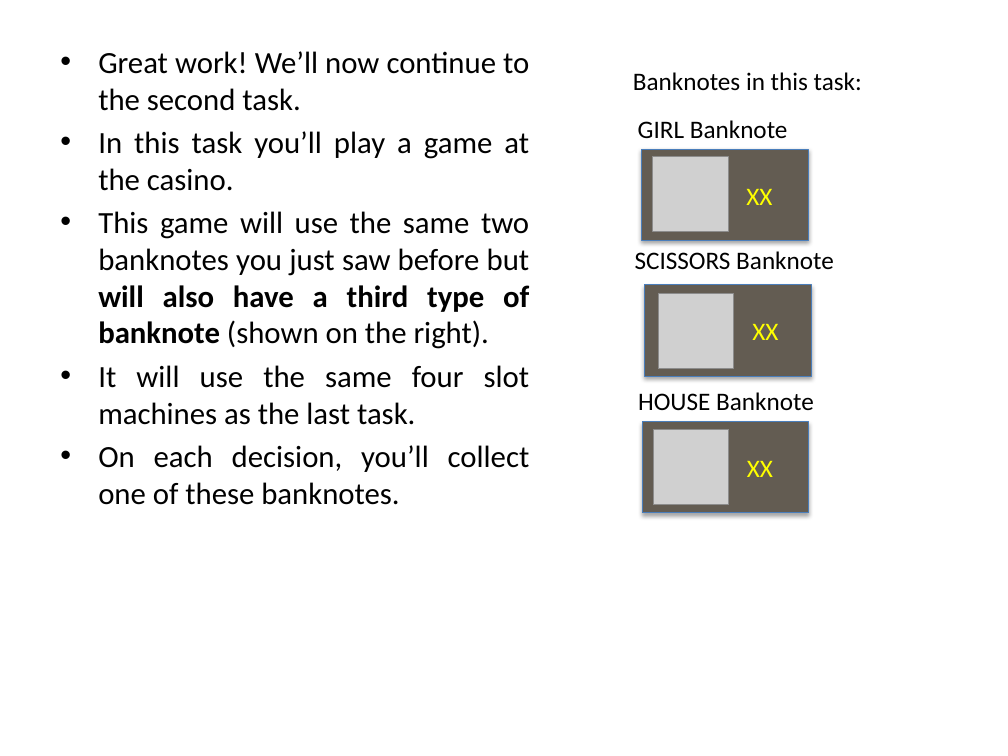
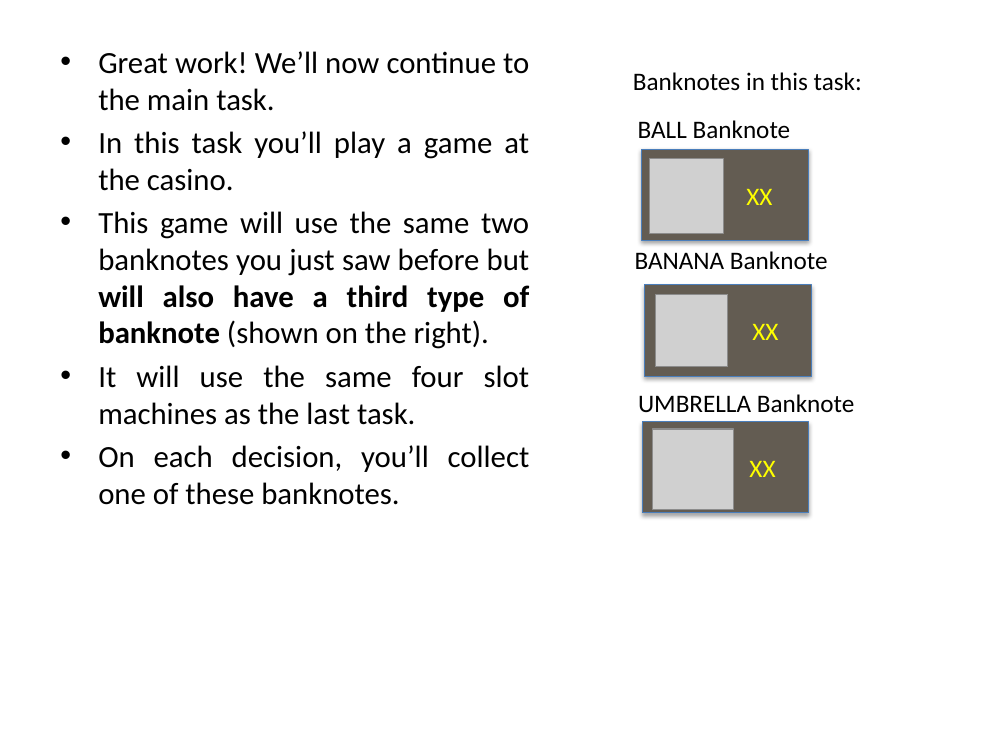
Before and after one commit to evanrussek/Gamble_Task_browser, a slide deck: slide 5 of public/Practice_Task2/Stimuli/uws_instr_slides_ver2_jpg.pptx. Drawn at 1008x756 pixels with LibreOffice and Linux fonts; fonts in the diff are those of the drawing; grey boxes stand for pictures. Boxes give left, top, right and bottom in pixels: in the first picture for what was removed or moved away, otherwise in the second. Text is boxed around its words. In the diff, an @@ line names an element or a change of style, - is before the commit and + after.

```diff
--- a/public/Practice_Task2/Stimuli/uws_instr_slides_ver2_jpg.pptx
+++ b/public/Practice_Task2/Stimuli/uws_instr_slides_ver2_jpg.pptx
@@ text at (x1=98, y1=51, x2=529, y2=111): text changed @@
-• Great work! We’ll now continue to the second task.
+• Great work! We’ll now continue to the main task.
@@ text at (x1=638, y1=120, x2=791, y2=138): text changed @@
-GIRL Banknote
+BALL Banknote
@@ picture moved from (x1=653, y1=156, x2=729, y2=232) to (x1=650, y1=159, x2=725, y2=234) @@
@@ text at (x1=635, y1=251, x2=828, y2=269): text changed @@
-SCISSORS Banknote
+BANANA Banknote
@@ picture moved from (x1=658, y1=293, x2=734, y2=369) to (x1=655, y1=294, x2=728, y2=367) @@
@@ text at (x1=638, y1=394, x2=855, y2=412): text changed @@
-HOUSE Banknote
+UMBRELLA Banknote
@@ picture resized from (x1=653, y1=429, x2=729, y2=505) to (x1=652, y1=429, x2=733, y2=510) @@
```
Also in this commit, not shown: 7 other slides changed, 3 slides added, 1 slide removed, 29 other files.
